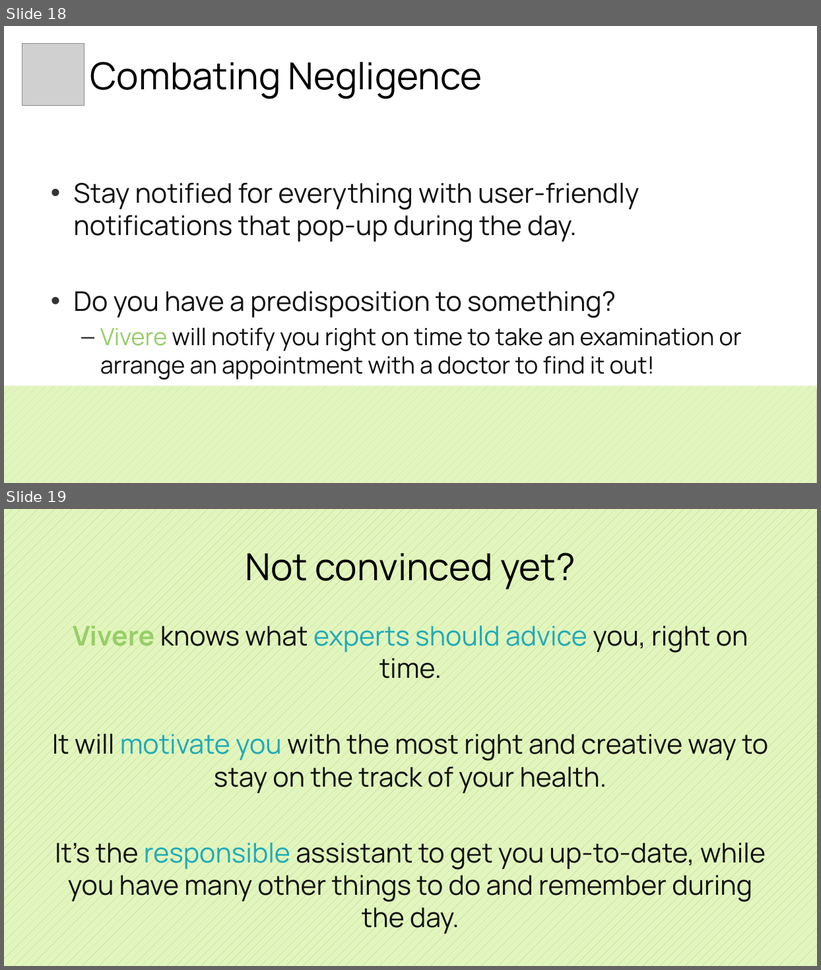
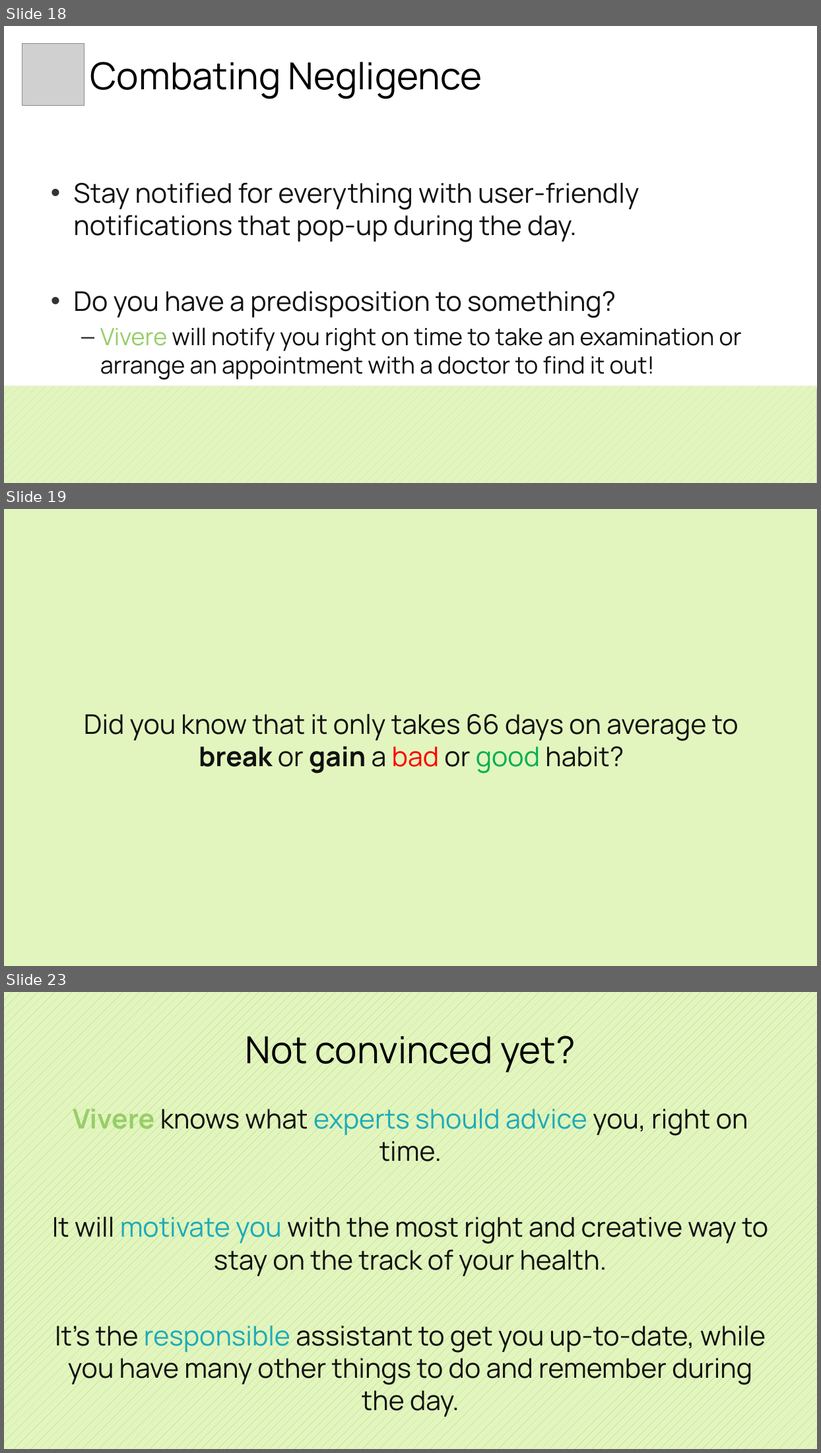
Before and after one commit to gdemos01/Vivere, a slide deck: doc/Pitch/Vivere.pptx. Shown one above the other, each under a label of ours: slides 18 and 19 before the commit, slides 18, 19 and 23 after it; the slides between them are not shown. The pictures are 821x970 and 821x1453 pixels, drawn with LibreOffice and Linux fonts; fonts in the diff are those of the drawing; grey boxes stand for pictures. Boxes give left, top, right and bottom in pixels: in the first picture for what was removed or moved away, otherwise in the second. Text is boxed around its words. In the diff, an @@ line names an element or a change of style, - is before the commit and + after.

```diff
--- a/doc/Pitch/Vivere.pptx
+++ b/doc/Pitch/Vivere.pptx
@@ slide 19 added at (4, 509, 817, 966), background #E3F5BE @@
@@ text added at (84, 714, 739, 774), 32 pt, text #111111 @@
+Did you know that it only takes 66 days on average to break or gain a bad or good habit?
@@ what was slide 19 is now slide 23 @@
```
Also in this commit, not shown: 3 other slides added, 6 other files.
